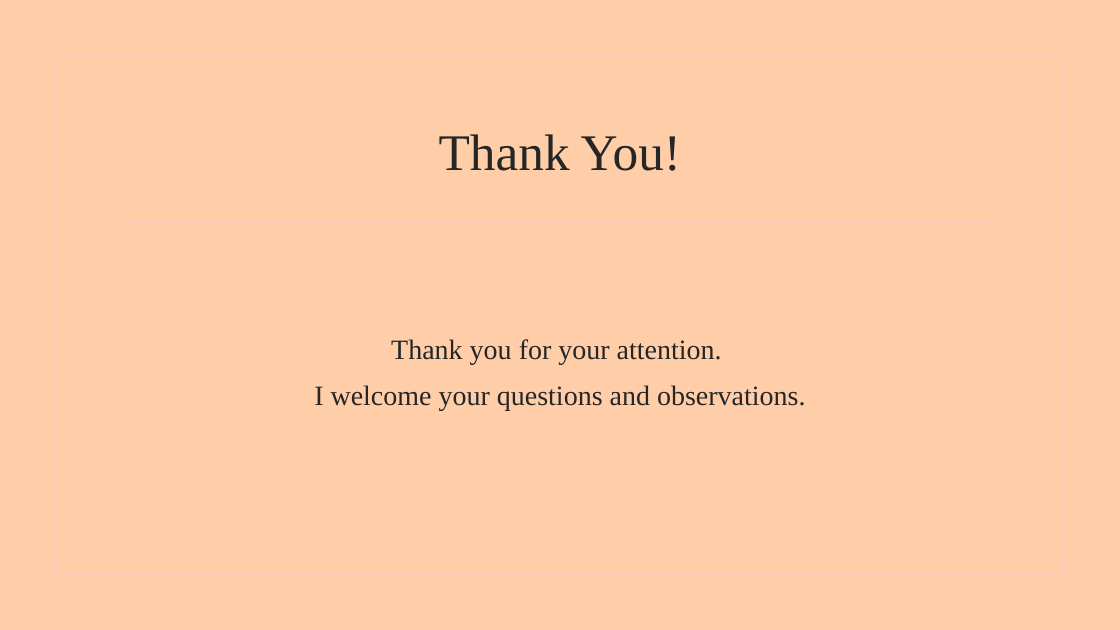
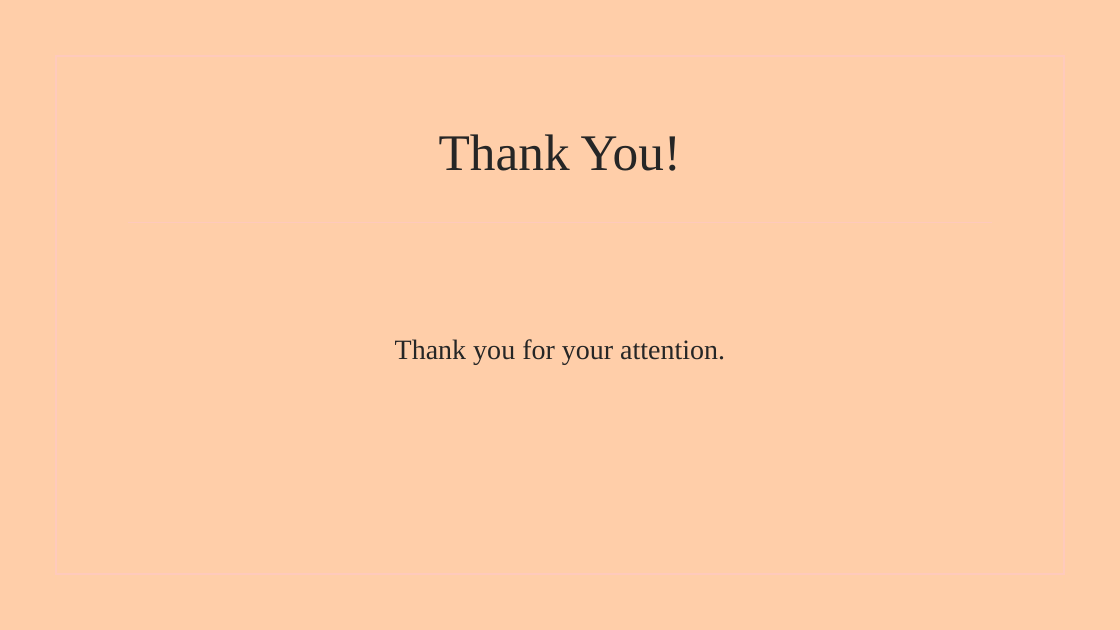
Before and after one commit to Ayomikun721/EXPLORATORY-DATA-ANALYSIS, a slide deck: slide 59 of AYOMIKUN EDA.pptx (slide 58 before the commit). Drawn at 1120x630 pixels with LibreOffice and Linux fonts; fonts in the diff are those of the drawing; background and template pictures are left out. Boxes give left, top, right and bottom in pixels: in the first picture for what was removed or moved away, otherwise in the second. Text is boxed around its words. In the diff, an @@ line names an element or a change of style, - is before the commit and + after.

```diff
--- a/AYOMIKUN EDA.pptx
+++ b/AYOMIKUN EDA.pptx
@@ text at (x1=314, y1=385, x2=805, y2=411): paragraph removed @@
-I welcome your questions and observations.
```
Also in this commit, not shown: 5 other slides changed, 1 slide added, 2 other files.
